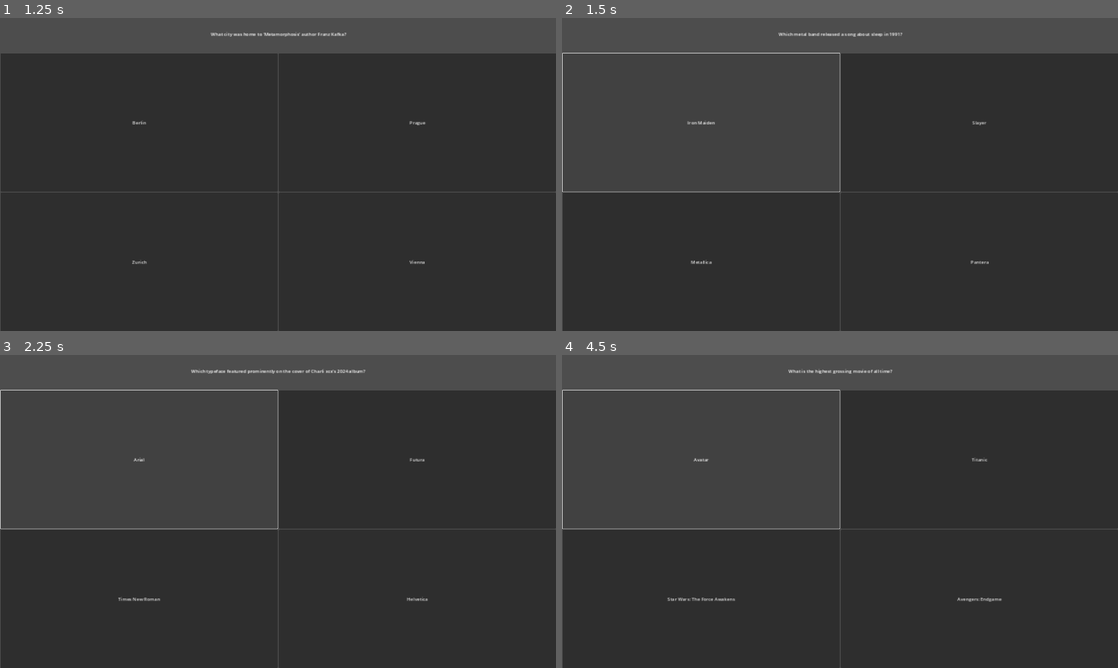
Above: before the commit, frames 1-4 (two rows, left to right).
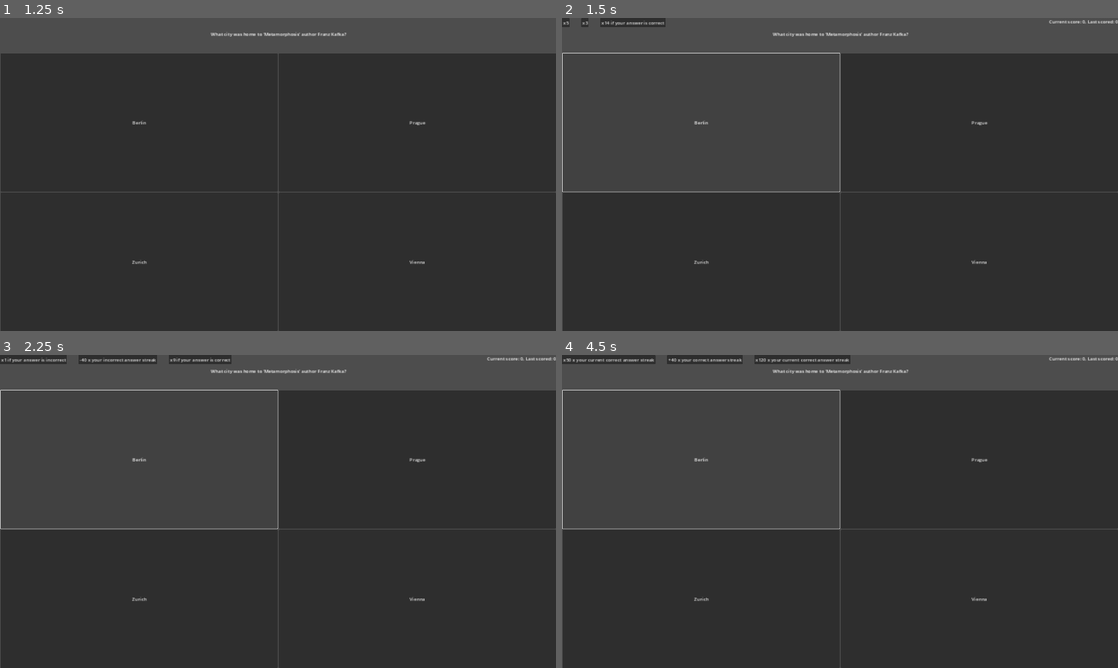
Above: after the commit, the same moments.

Repository: jocelyndb/Trivial
Game: Godot game, scene res://scenes/main_menu.tscn
The game is run twice, just before and just after one commit, with the same random seed, the same clock (stepped at 60 frames per second) and the same inputs.
Inputs:
- Up to frame 1 (1.25 s): click "Play" at 0.5 s
- Up to frame 2 (1.5 s): click "Berlin" at 1.25 s
- Up to frame 3 (2.25 s): click "Iron Maiden" (after the commit: "Berlin") at 2 s
- Up to frame 4 (4.5 s): click "Arial" (after the commit: "Berlin") at 2.75 s; click "Zynga" (after the commit: "Berlin") at 3.5 s; click "United States" (after the commit: "Berlin") at 4.25 s

Frame 1 is identical in both runs. In frame 2, 0.7% of the frame differs, in the area x 0-100%, y 0-79%; in frame 3, 1.3%; in frame 4, 1.6%.

Commit message:
Added basic set of score modifiers, linked rounds with modifier selection menu in between, added score calculation (with modifier pipeline) and display

Diff:
--- a/scenes/info_label.gd
+++ b/scenes/info_label.gd
@@ -4,7 +4,7 @@
 @export var labelText: String
 
 # Called when the node enters the scene tree for the first time.
-func _ready() -> void:
+func _init() -> void:
 	text = labelText + str(PlayerInfo[infoVariable])
 	pass # Replace with function body.
 
--- a/scenes/trivia.tscn
+++ b/scenes/trivia.tscn
@@ -1,7 +1,8 @@
-[gd_scene load_steps=3 format=3 uid="uid://njq3tgyopb53"]
+[gd_scene load_steps=4 format=3 uid="uid://njq3tgyopb53"]
 
 [ext_resource type="Script" path="res://scripts/trivia.gd" id="1_53x8n"]
 [ext_resource type="PackedScene" uid="uid://cxg0cvb7ol5i3" path="res://scenes/trivia_board.tscn" id="2_ra1vt"]
+[ext_resource type="PackedScene" uid="uid://cffyhc16ln836" path="res://scenes/upgrades_menu.tscn" id="3_1y1j8"]
 
 [node name="Trivia" type="Control"]
 layout_mode = 3
@@ -15,4 +16,31 @@
 [node name="TriviaBoard" parent="." instance=ExtResource("2_ra1vt")]
 layout_mode = 1
 
+[node name="UpgradesMenu" parent="." instance=ExtResource("3_1y1j8")]
+visible = false
+layout_mode = 0
+anchors_preset = 0
+anchor_left = 0.0
+anchor_top = 0.0
+anchor_right = 0.0
+anchor_bottom = 0.0
+grow_horizontal = 1
+grow_vertical = 1
+
+[node name="Score" type="Label" parent="."]
+layout_mode = 1
+anchors_preset = 1
+anchor_left = 1.0
+anchor_right = 1.0
+offset_left = -40.0
+offset_bottom = 23.0
+grow_horizontal = 0
+horizontal_alignment = 2
+
+[node name="Modifiers" type="Label" parent="."]
+layout_mode = 0
+offset_right = 40.0
+offset_bottom = 23.0
+
 [connection signal="answered" from="TriviaBoard" to="." method="_on_trivia_board_answered"]
+[connection signal="modifierSelected" from="UpgradesMenu" to="." method="modifier_selected"]
--- a/scenes/upgrades_menu.tscn
+++ b/scenes/upgrades_menu.tscn
@@ -1,9 +1,17 @@
-[gd_scene format=3 uid="uid://cffyhc16ln836"]
+[gd_scene load_steps=2 format=3 uid="uid://cffyhc16ln836"]
 
-[node name="UpgradesMenu" type="Control"]
-layout_mode = 3
-anchors_preset = 15
-anchor_right = 1.0
-anchor_bottom = 1.0
+[ext_resource type="Script" path="res://scripts/upgrades_menu.gd" id="1_nwg6g"]
+
+[node name="UpgradesMenu" type="HBoxContainer"]
+anchors_preset = 8
+anchor_left = 0.5
+anchor_top = 0.5
+anchor_right = 0.5
+anchor_bottom = 0.5
 grow_horizontal = 2
 grow_vertical = 2
+size_flags_horizontal = 6
+size_flags_vertical = 6
+theme_override_constants/separation = 40
+alignment = 1
+script = ExtResource("1_nwg6g")
--- /dev/null
+++ b/scripts/modifiers/add/modifier_add.gd
@@ -0,0 +1,15 @@
+#extends "res://scripts/modifiers/modifier.gd"
+extends Modifier
+
+class_name ModifierAdd
+
+@export var pointAddition: int
+@export var maxPointAdditionInHundreds: int = 18
+@export var minPointAdditionInHundreds: int = 2
+
+func _init() -> void:
+	pointAddition = 100 * randi_range(minPointAdditionInHundreds, maxPointAdditionInHundreds)
+	choiceText = "+%d points" % pointAddition
+
+func modifyScore(score: int) -> int:
+	return score + pointAddition
--- /dev/null
+++ b/scripts/modifiers/add/modifier_streak_add.gd
@@ -0,0 +1,61 @@
+#extends "res://scripts/modifiers/modifier_add.gd"
+extends ModifierAdd
+
+class_name ModifierStreakAdd
+
+@export var streakCondition: Callable
+@export var streakIncrease: int
+
+# Array of callables for functions that initialize every
+# possible type of streak add modifier
+var possibilities: Array[Callable] = [
+	ifCorrectAddStreak,
+	ifInorrectSubtractStreak,
+	ifCorrectAdd,
+	ifIncorrectSubtract,
+]
+
+func _init() -> void:
+	choiceText = "Adds by some streak"
+	pointAddition = 0
+	possibilities.pick_random().call()
+
+#func modifyScore(score: int) -> int:
+	#return score * multiplier
+
+func modifyScoreWithContext(score: int, correct: bool, difficulty: int, subject: String):
+	if streakCondition.call(score, correct, difficulty, subject):
+		pointAddition += streakIncrease
+	else:
+		pointAddition = 0
+	return super.modifyScore(score)
+
+# BEGIN SPECIFICATIONS FOR CONDITIONAL ADD MODIFIERS
+
+func ifCorrectAddStreak() -> void:
+	streakCondition = func (score: int, correct: bool, difficulty: int, subject: String):
+		return correct
+	streakIncrease = randi_range(1, 15) * 10
+	choiceText = "+%d x your correct answer streak" % streakIncrease
+
+func ifInorrectSubtractStreak() -> void:
+	streakCondition = func (score: int, correct: bool, difficulty: int, subject: String):
+		return not correct
+	streakIncrease = randi_range(-1, -4) * 10
+	choiceText = "%d x your incorrect answer streak" % streakIncrease
+
+func ifCorrectAdd() -> void:
+	streakCondition = func (score: int, correct: bool, difficulty: int, subject: String):
+		if not correct:
+			pointAddition -= streakIncrease
+		return true
+	streakIncrease = randi_range(50, 80) * 10
+	choiceText = "+%d if your answer is correct" % streakIncrease
+
+func ifIncorrectSubtract() -> void:
+	streakCondition = func (score: int, correct: bool, difficulty: int, subject: String):
+		if correct:
+			pointAddition -= streakIncrease
+		return true
+	streakIncrease = randi_range(10, 30) * -10
+	choiceText = "%d if your answer is incorrect" % streakIncrease
--- /dev/null
+++ b/scripts/modifiers/modifier.gd
@@ -0,0 +1,18 @@
+extends Node
+
+class_name Modifier
+
+var choiceText: String
+
+# Modifiers can affect score calculation
+func modifyScore(score: int) -> int:
+	return score
+
+# Modifiers can use information about the answer
+func modifyScoreWithContext(score: int, correct: bool, difficulty: int, subject: String):
+	return modifyScore(score)
+
+# Modifiers can affect the questions presented to the player
+# Called before a question is chosen at random and presented to the player
+func affectQuestionChoice(questions: Array[Question]) -> Array[Question]:
+	return questions # stub
--- /dev/null
+++ b/scripts/modifiers/mult/modifier_mult.gd
@@ -0,0 +1,15 @@
+#extends "res://scripts/modifiers/modifier.gd"
+extends Modifier
+
+class_name ModifierMult
+
+@export var multiplier: int = 1
+@export var multOptions: Array[int] = [-1, 2, 3, 4, 5, 7, 10]
+
+func _init() -> void:
+	multiplier = multOptions.pick_random()
+	choiceText = "x%d" % multiplier
+
+
+func modifyScore(score: int) -> int:
+	return score * multiplier
--- /dev/null
+++ b/scripts/modifiers/mult/modifier_streak_mult.gd
@@ -0,0 +1,80 @@
+#extends "res://scripts/modifiers/modifier_mult.gd"
+extends ModifierMult
+
+class_name ModifierStreakMult
+
+@export var streakCondition: Callable
+@export var streakIncrease: int
+
+# Array of callables for functions that initialize every
+# possible type of streak mult modifier
+var possibilities: Array[Callable] = [
+	correctStreakMult,
+	incorrectStreakMult,
+	ifCorrectMult,
+	ifIncorrectMult,
+	multRandom,
+	ifCorrectMultIfIncorrectNegative,
+]
+
+func _init() -> void:
+	print("Initializing streak mult")
+	choiceText = "Multiplies by some streak"
+	multiplier = 1
+	possibilities.pick_random().call()
+
+#func modifyScore(score: int) -> int:
+	#return score * multiplier
+
+func modifyScoreWithContext(score: int, correct: bool, difficulty: int, subject: String):
+	if streakCondition.call(score, correct, difficulty, subject):
+		multiplier += streakIncrease
+	else:
+		multiplier = 1
+	return super.modifyScore(score)
+
+# BEGIN SPECIFICATIONS FOR CONDITIONAL MULT MODIFIERS
+
+func correctStreakMult() -> void:
+	streakCondition = func (score: int, correct: bool, difficulty: int, subject: String):
+		return correct
+	streakIncrease = randi_range(1, 15) * 10
+	choiceText = "x%d x your current correct answer streak" % streakIncrease
+
+func incorrectStreakMult() -> void:
+	streakCondition = func (score: int, correct: bool, difficulty: int, subject: String):
+		return not correct
+	streakIncrease = randi_range(-1, -4) * 10
+	choiceText = "x%d x your incorrect answer streak" % streakIncrease
+
+func ifCorrectMult() -> void:
+	streakCondition = func (score: int, correct: bool, difficulty: int, subject: String):
+		multiplier = 0
+		return correct
+	streakIncrease = randf_range(8, 15)
+	choiceText = "x%d if your answer is correct" % streakIncrease
+
+func ifCorrectMultIfIncorrectNegative() -> void:
+	streakCondition = func (score: int, correct: bool, difficulty: int, subject: String):
+		multiplier = 0
+		streakIncrease = absi(streakIncrease)
+		if not correct:
+			streakIncrease = -streakIncrease
+		return true
+	streakIncrease = randf_range(20, 25)
+	choiceText = "x%d if your answer is correct" % streakIncrease
+
+
+func ifIncorrectMult() -> void:
+	streakCondition = func (score: int, correct: bool, difficulty: int, subject: String):
+		multiplier = 0
+		return correct
+	streakIncrease = [-10, -1, 2, 4, 5].pick_random()
+	choiceText = "x%d if your answer is incorrect" % multiplier
+
+func multRandom() -> void:
+	streakCondition = func (score: int, correct: bool, difficulty: int, subject: String):
+		multiplier = [-10, -1, 2, 4, 5, 8, 10, 1000].pick_random()
+		return true
+	streakIncrease = 0
+	choiceText = "rAnd0m##!x1000,x10,x8,x5,x4err!&###x-10,x-1"
--- a/scripts/question.gd
+++ b/scripts/question.gd
@@ -3,6 +3,7 @@
 class_name Question
 # Question text
 var question: String
+# TODO: change to enum
 var subject: String
 # difficulty is one of:
 #	1: easy
--- a/scripts/trivia.gd
+++ b/scripts/trivia.gd
@@ -1,9 +1,12 @@
 extends Control
 
-# TODO: put questions in file
 @export var questionsPath = "res://resources/questions.json"
 @onready var questions: Array[Question] = loadQuestions()
-@onready var currentQuestionIndex: int = -1
+
+var currentQuestionIndex: int = -1
+var modifiers: Array[Modifier] = []
+var currentScore: int = 0
+
 # Called when the node enters the scene tree for the first time.
 func _ready() -> void:
 	questions.shuffle()
@@ -42,15 +45,50 @@
 	#save_file.store_line(json_string)
 	#save_file.close()
 
+func calcScore(question: Question, correct: bool):
+	var score = 1 if correct else 0
+	score = applyModifiers(score, question, correct)
+	score *= question.difficulty
+	print(score)
+	currentScore += score
+	$Score.text = "Current score: %d, Last scored: %d" % [currentScore, score]
+	presentModifierOptions()
+
+func applyModifiers(score: int, question: Question, correct: bool) -> int:
+	for modifier in modifiers:
+		# TODO: call modifyScoreWithContext instead
+		#		and add in context
+		score = modifier.modifyScoreWithContext(
+			score,
+			correct,
+			question.difficulty,
+			question.subject)
+	return score
+
+func presentModifierOptions():
+	$UpgradesMenu.generateUpgrades()
+	$UpgradesMenu.show()
+	pass
+
 func setNextQuestion() -> void:
 	currentQuestionIndex += 1
+	# handle picking new question
 	$TriviaBoard.setQuestion(questions[currentQuestionIndex])
 
+func modifier_selected(modifier: Modifier) -> void:
+	modifiers.append(modifier)
+	$UpgradesMenu.hide()
+	$Modifiers.text = $Modifiers.text + "\n" + modifier.choiceText
+	#for m in modifiers:
+		#print(m.choiceText)
+	setNextQuestion()
+	pass # Replace with function body.
 
 
-func _on_trivia_board_answered(correct: int, difficulty: int) -> void:
-	print(("Correctly" if correct > 0 else "Incorrectly") + " answered "
-		+ ("easy" if difficulty == 1 else ("medium" if difficulty == 2 else "hard"))
+# TODO: change to take in a question
+func _on_trivia_board_answered(question: Question, correct: bool) -> void:
+	print(("Correctly" if correct else "Incorrectly") + " answered "
+		+ ("easy" if question.difficulty == 1 else ("medium" if question.difficulty == 2 else "hard"))
 		+ " question.")
-	setNextQuestion()
+	calcScore(question, correct)
 	pass # Replace with function body.
--- a/scripts/trivia_board.gd
+++ b/scripts/trivia_board.gd
@@ -1,6 +1,6 @@
 extends Control
 
-signal answered(int)
+signal answered(question: Question, correct: bool)
 
 var currentQuestion: Question
 
@@ -80,4 +80,4 @@
 func onMCPressed(answer: String):
 	print(answer)
 	print(currentQuestion.options[answer])
-	emit_signal("answered", currentQuestion.options[answer], currentQuestion.difficulty)
+	answered.emit(currentQuestion, currentQuestion.options[answer] == 1)
--- /dev/null
+++ b/scripts/upgrades_menu.gd
@@ -0,0 +1,41 @@
+extends Control
+
+signal modifierSelected(modifier: Modifier)
+
+@onready var modifierOptions: Array[Callable] = [
+	ModifierAdd.new,
+	ModifierMult.new,
+	ModifierStreakAdd.new,
+	ModifierStreakMult.new
+	]
+
+func _ready() -> void:
+	hide()
+	generateUpgrades()
+
+#func _input(event: InputEvent) -> void:
+	#if event.is_action_pressed("ui_accept"):
+		#for child in get_children():
+			#child.queue_free()
+		#generateUpgrades()
+
+func generateUpgrades() -> void:
+	for child in get_children():
+		child.queue_free()
+	for i in 3:
+		print("Generating upgrade")
+		var testLabel = Button.new()
+		var modifier: Modifier = generateModifier()
+		testLabel.add_child(modifier)
+		print(modifier)
+		testLabel.text = modifier.choiceText
+		testLabel.pressed.connect(
+			func ():
+				testLabel.remove_child(modifier)
+				modifierSelected.emit(modifier)
+				)
+		add_child(testLabel)
+	print("Generated all upgrades")
+
+func generateModifier() -> Modifier:
+	return modifierOptions.pick_random().call()
